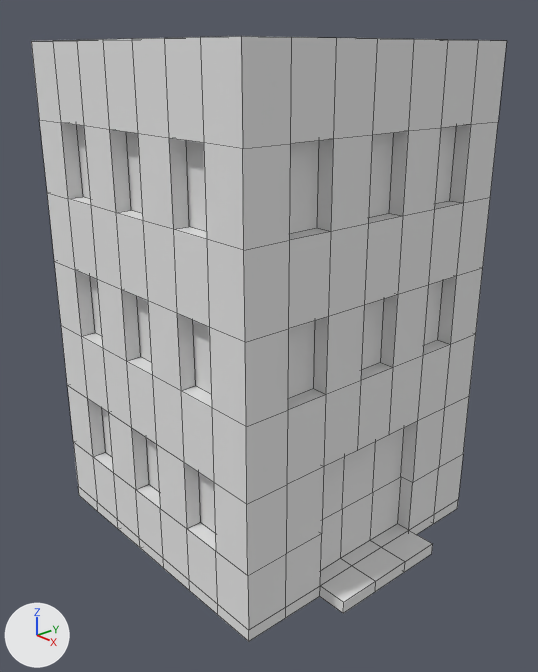
A saved change to the Blender file building.blend.
Before and after are seen from a 50 mm camera at (3.6, -3.13, 3.14) aimed at (0.14, -0.08, 1.38). Lighting does not change. The marker at lower left points along +X, +Y and +Z. Mesh edges are drawn as thin lines.

Script lines for the objects in view, before the commit:
```python
me_cube = bpy.data.meshes.new('Cube')
me_cube.from_pydata(...)  # 494 vertices, 492 faces; spans x -1.0..1.2, y -1.0..1.0, z -1.0..1.0
me_cube.materials.append(mat_material)  # white #e7e7e7
ob_cube = bpy.data.objects.new('Cube', me_cube)
ob_cube.location = (0.0, 0.0, 1.6)
ob_cube.scale = (1.0, 1.0, 1.6)
```
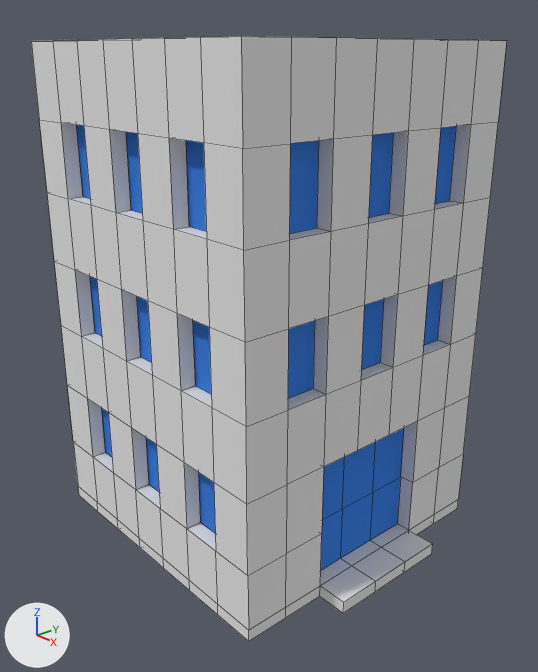
Commit message: Added a material for the windows

Location of each change, (x1, y1, x2, y2) in pixels of the pictures (538 x 672 px):
```json
{"part": 1, "of": "me_cube", "change": "recoloured", "before": [76, 125, 456, 570], "after": [76, 125, 456, 570], "on screen": "white to blue"}
```

The change, as JSON lines over the scene's bpy script:
```json
{"op": "add", "block": "mat_windows", "code": ["mat_windows = diffuse_material('Windows')", "mat_windows.base_color = (0.0504, 0.225, 0.8)  # blue #3f82e7"]}
{"block": "me_cube", "where": "me_cube.from_pydata(...)  # 494 vertices, 492 faces; spans x -1.0..1.2, y -1.0..1.0, z -1.0..1.0"}
{"block": "me_cube", "where": "# used by ob_cube; location = (0.0, 0.0, 1.6); scale = (1.0, 1.0, 1.6)"}
{"block": "me_cube", "change": "me_cube part 1: all 39 faces centred in x -0.9..0.9, y -0.9..0.9, z -0.83..0.57 switch from mat_material (white #e7e7e7) to mat_windows (blue #3f82e7)"}
```
